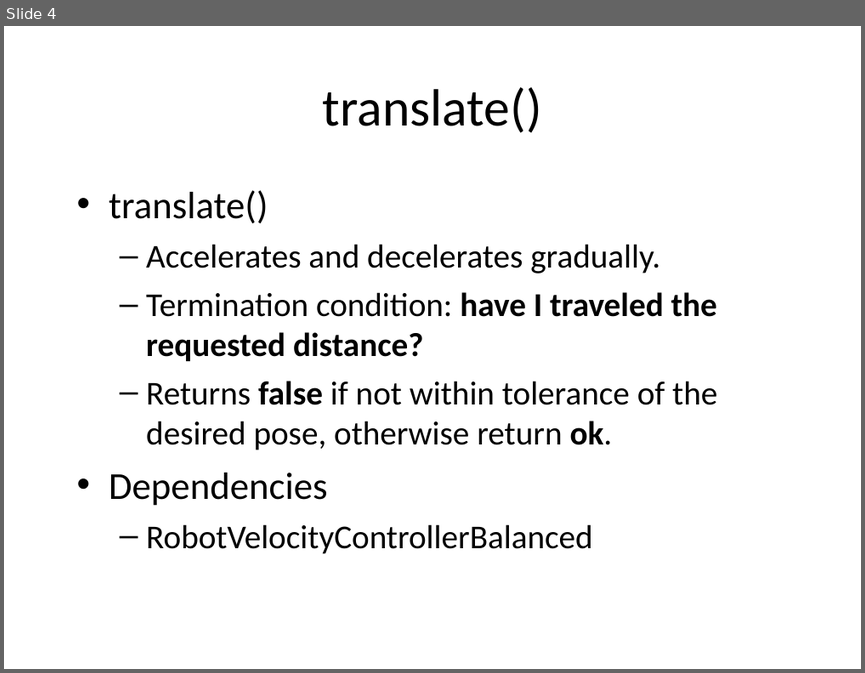
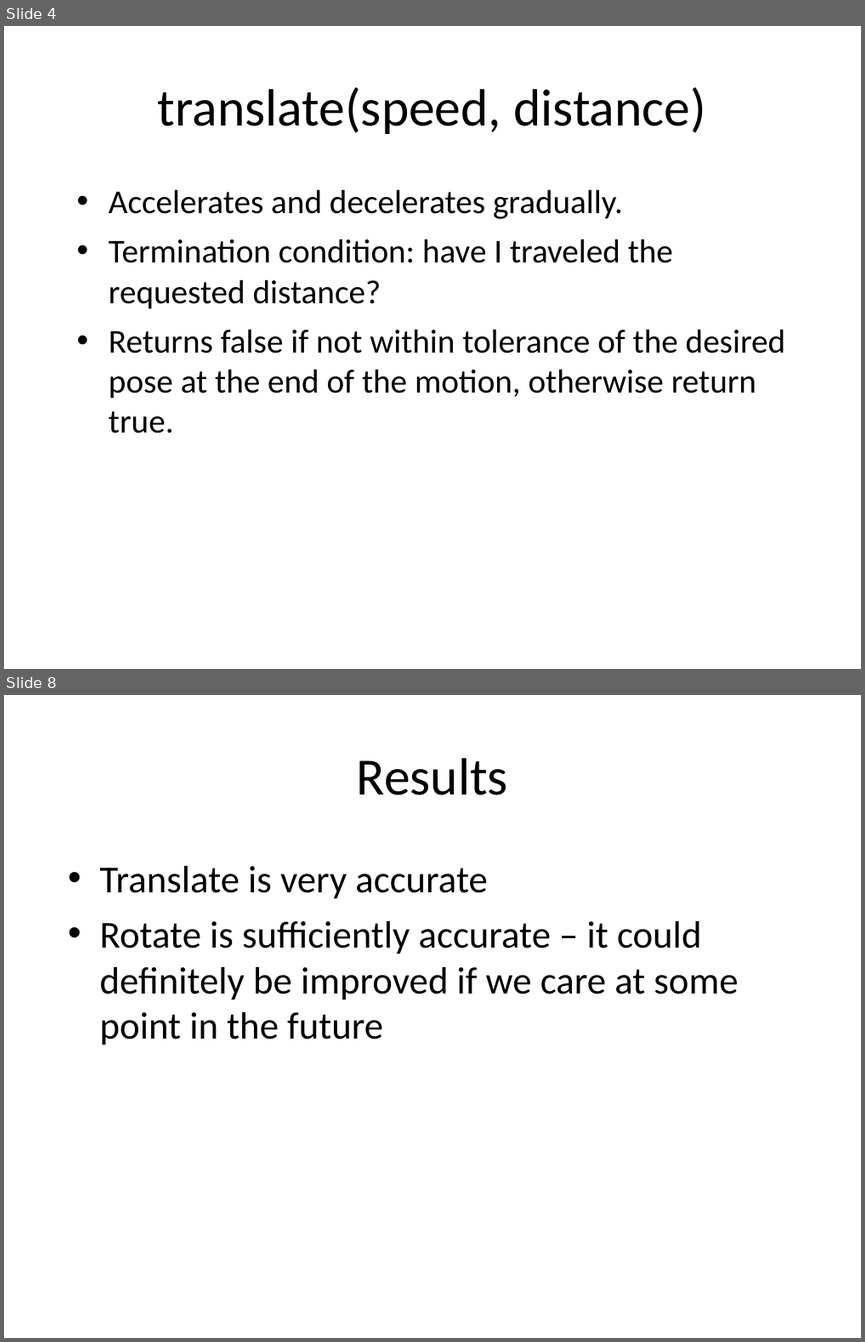
Before and after one commit to nforrester/6.141_labs, a slide deck: Other/RSS Lab 2 Presentation.ppt. Shown one above the other, each under a label of ours: slide 4 before the commit, slides 4 and 8 after it; the slides between them are not shown. The pictures are 865x673 and 865x1342 pixels, drawn with LibreOffice and Linux fonts; fonts in the diff are those of the drawing. Boxes give left, top, right and bottom in pixels: in the first picture for what was removed or moved away, otherwise in the second. Text is boxed around its words. In the diff, an @@ line names an element or a change of style, - is before the commit and + after.

```diff
--- a/Other/RSS Lab 2 Presentation.ppt
+++ b/Other/RSS Lab 2 Presentation.ppt
@@ slide 8 added at (4, 695, 861, 1338), background #FFFFFF @@
@@ text added at (357, 758, 508, 795), 44 pt, text #000000 @@
+Results
@@ text added at (100, 866, 738, 1045), 32 pt, text #000000 @@
+• Translate is very accurate
+• Rotate is sufficiently accurate – it could definitely be improved if we care at some point in the future
@@ slide 4 changed as well @@
@@ text at (158, 87, 706, 134): text changed @@
-translate()
+translate(speed, distance)
@@ text at (109, 190, 268, 223): paragraph removed @@
-• translate()
@@ text at (109, 189, 673, 309): bold off in "have I traveled the requested distance?"; bullet – to •; list level 2 to 1 in "Accelerates and decelerates gradually."; list level 2 to 1 in "Termination condition: have I traveled ..." @@
@@ text at (109, 329, 786, 433): text changed @@
-  – Returns false if not within tolerance of the desired pose, otherwise return ok.
-• Dependencies
-  – RobotVelocityControllerBalanced
+• Returns false if not within tolerance of the desired pose at the end of the motion, otherwise return true.
```
Also in this commit, not shown: 2 other slides changed, 5 other slides added, 3 slides removed.
